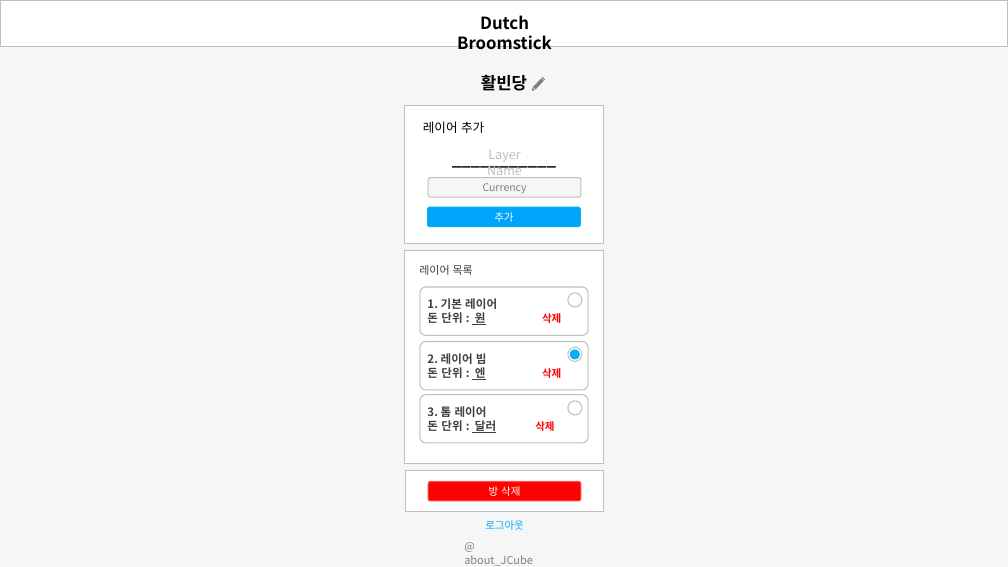
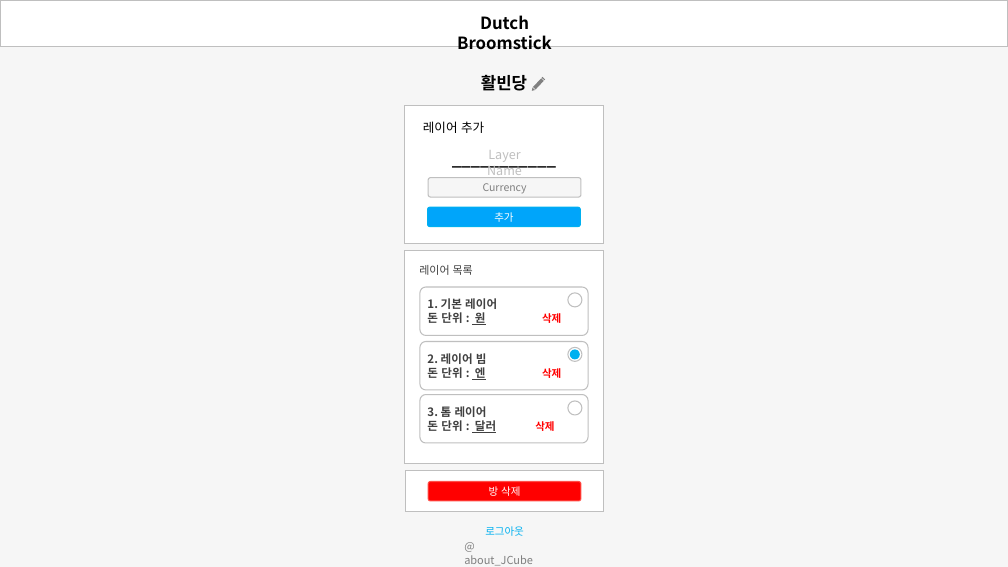
Before and after one commit to jtjun/DutchBroomstick, a slide deck: slide 11 of Documents/Design_Demo.pptx. Drawn at 1008x567 pixels with LibreOffice and Linux fonts; fonts in the diff are those of the drawing. Boxes give left, top, right and bottom in pixels: in the first picture for what was removed or moved away, otherwise in the second. Text is boxed around its words. In the diff, an @@ line names an element or a change of style, - is before the commit and + after.

```diff
--- a/Documents/Design_Demo.pptx
+++ b/Documents/Design_Demo.pptx
@@ text "로그아웃": place and size @@
-text "로그아웃" at bbox=[485, 520, 524, 530]
+text "로그아웃" at bbox=[485, 526, 524, 536]
```
Also in this commit, not shown: 3 other slides changed, 1 slide added, 2 slides removed.
